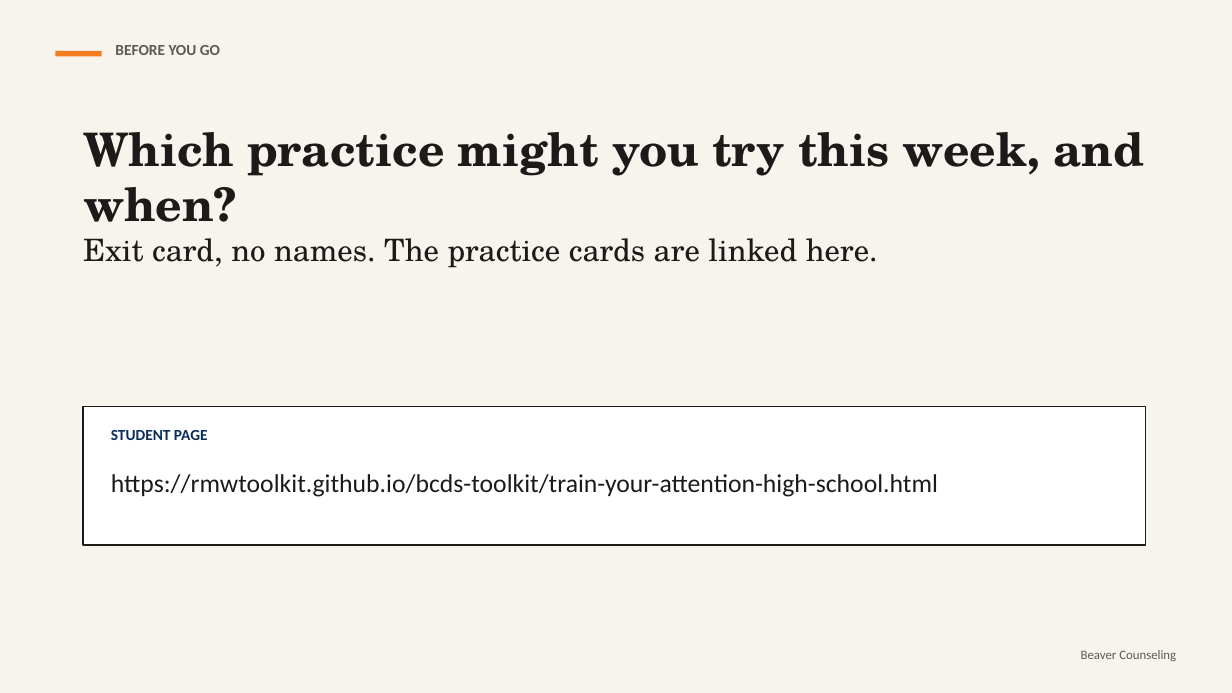
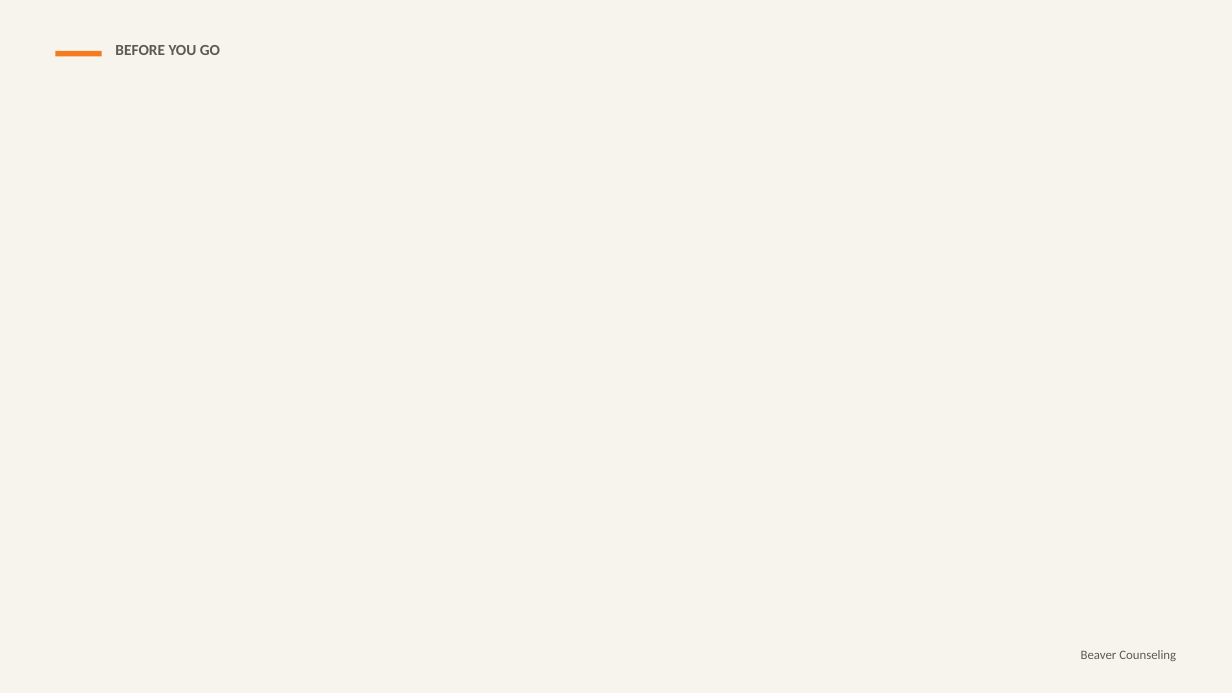
Before and after one commit to rmwtoolkit/bcds-toolkit, a slide deck: slide 27 of decks/train-your-attention-lesson-v2.pptx (slide 11 before the commit). Drawn at 1232x693 pixels with LibreOffice and Linux fonts; fonts in the diff are those of the drawing; background and template pictures are left out. Boxes give left, top, right and bottom in pixels: in the first picture for what was removed or moved away, otherwise in the second. Text is boxed around its words. In the diff, an @@ line names an element or a change of style, - is before the commit and + after.

```diff
--- a/decks/train-your-attention-lesson-v2.pptx
+++ b/decks/train-your-attention-lesson-v2.pptx
@@ text removed at bbox=[83, 132, 1144, 222] @@
-Which practice might you try this week, and when?
@@ text removed at bbox=[83, 238, 878, 268] @@
-Exit card, no names. The practice cards are linked here.
@@ rectangle removed at bbox=[83, 407, 1146, 545] @@
@@ text removed at bbox=[111, 430, 208, 440] @@
-STUDENT PAGE
@@ text removed at bbox=[111, 474, 938, 497] @@
-https://rmwtoolkit.github.io/bcds-toolkit/train-your-attention-high-school.html
```
Also in this commit, not shown: 8 other slides changed, 19 slides added, 3 slides removed, 2 other files.
